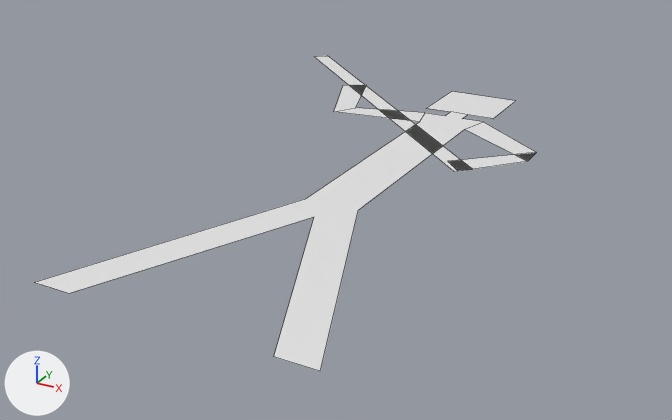
The Blender file Shapes/stickman.blend: old version first, new version second.
The view is the same before and after, from a 50 mm lens placed at (0.619, -0.719, 0.389), pointed at (-0.066, 0.527, -0.234). The lights are fixed; the arrows at lower left show +X, +Y and +Z. Mesh edges are drawn as thin lines.
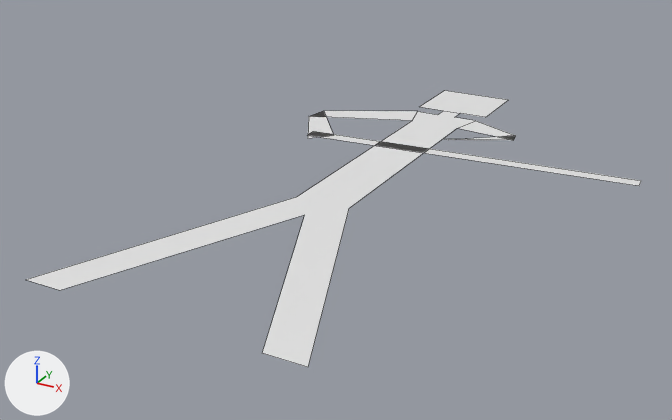
The newer file adds a shape key; the second version is drawn at full value of the shape key 'DS Bot' of 'stickman', and the change is written as the vertex moves it makes.

Boxes (x1, y1, x2, y2) around the edits, measured in the pictures (672 x 420 px):
'Plane', reshaped, moved (22% wider, 12% shorter)
    before: (35, 56, 537, 371)
    after: (26, 90, 641, 367)
part 1 of me_plane, cut back
    before: (315, 56, 537, 171)
    after: (447, 121, 516, 140)
part 2 of me_plane, built on
    before: (334, 85, 425, 122)
    after: (308, 111, 641, 186)

The change in detail:
me_plane has 31 vertices, 7 faces and spans x -0.46..0.205, y 0.0..1.16, z -0.159.
me_plane is used by ob_plane; location (0.0, 0.0, 0.0).
Verts and faces of me_plane; kept vertices keep their numbers, new ones are numbered from 31.
Before the commit, vertices of me_plane: 5 (0.198, 0.707, -0.159) at pixel (527, 161), 6 (0.198, 0.756, -0.159) at pixel (536, 152), 7 (0.114, 0.608, -0.159) at pixel (458, 171), 8 (0.081, 0.645, -0.159) at pixel (447, 161), 27 (0.108, 0.606, -0.159) at pixel (453, 171).
Before the commit, vertices of me_plane: 28 (0.131, 0.63, -0.159) at pixel (472, 169), 29 (-0.46, 1.136, -0.159) at pixel (314, 56), 30 (-0.437, 1.16, -0.159) at pixel (327, 55).
Before the commit, vertices of me_plane: 19 (-0.216, 0.79, -0.159) at pixel (333, 111), 20 (-0.189, 0.831, -0.159) at pixel (355, 107), 21 (-0.287, 0.96, -0.159) at pixel (343, 85), 22 (-0.244, 0.984, -0.159) at pixel (366, 84).
Part 1, on me_plane:
Vertices deleted: 27 to 30 (with the faces that use them).
Faces deleted: (5, 6, 8, 7).
Vertex 5 moves to (0.158, 0.797, -0.159), pixel (513, 140).
Vertex 6 moves to (0.153, 0.824, -0.159), pixel (515, 135).
Vertex 7 moves to (0.048, 0.745, -0.159), pixel (444, 138).
Vertex 8 moves to (0.056, 0.743, -0.159), pixel (448, 139).
New faces: (5, 7, 8, 6).
Part 2, on me_plane:
Vertices deleted: 21, 22 (with the faces that use them).
Vertex 19 moves to (-0.228, 0.741, -0.159), pixel (308, 116).
Vertex 20 moves to (-0.221, 0.785, -0.159), pixel (323, 110).
New vertex 31 is at (-0.166, 0.631, -0.159), pixel (307, 138).
New vertex 32 is at (-0.133, 0.667, -0.159), pixel (333, 135).
New vertex 33 is at (-0.175, 0.645, -0.159), pixel (307, 135).
New vertex 34 is at (-0.177, 0.67, -0.159), pixel (313, 131).
New vertex 35 is at (0.4, 0.687, -0.159), pixel (639, 185).
New vertex 36 is at (0.397, 0.711, -0.159), pixel (641, 180).
New faces: (19, 31, 32, 20), (33, 35, 36, 34).
Object 'Plane' (ob_plane) moves from (0.0, 0.0, 0.0) to (-0.015, 0.0, 0.0).
